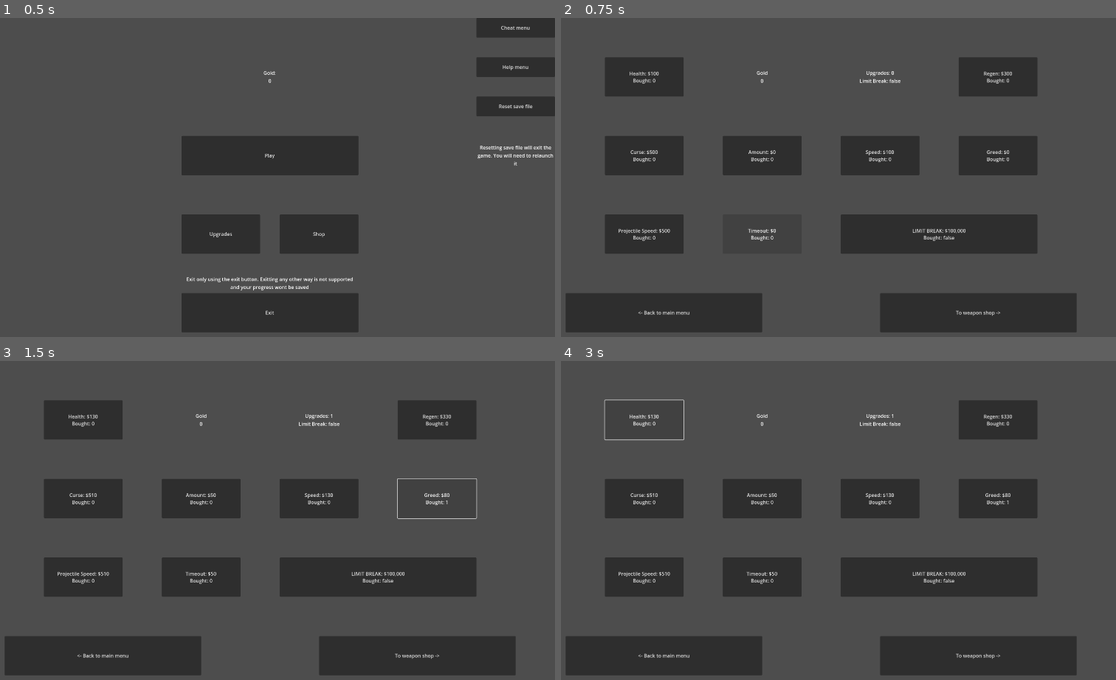
Above: before the commit, frames 1-4 (two rows, left to right).
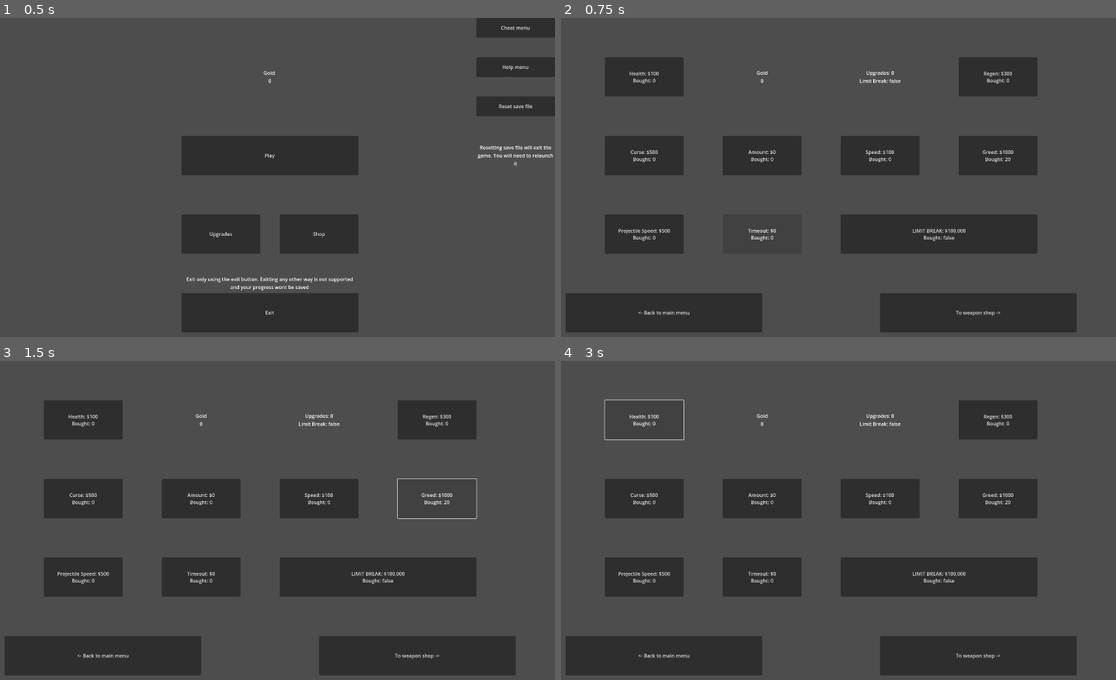
Above: after the commit, the same moments.

Repository: Mohit-Pala/Santa-Survivors
Game: Godot game, scene res://Game/Scenes/Main/Main.tscn
Same seed, same stepped clock (60 frames per second), same inputs: the game is played once before the commit and once after it. This scene is started directly instead of the project's main scene.
Inputs:
- Up to frame 1 (0.5 s): no input
- Up to frame 2 (0.75 s): click "Upgrades" at 0.5 s
- Up to frame 3 (1.5 s): click "Greed: $0 Bought: 0" (after the commit: "Greed: $1000 Bought: 20") at 1.25 s
- Up to frame 4 (3 s): click "Greed: $80 Bought: 1" (after the commit: "Greed: $1000 Bought: 20") at 2 s; click "Health: $130 Bought: 0" (after the commit: "Health: $100 Bought: 0") at 2.75 s

Frame 1 is identical in both runs. In frame 2, less than 0.1% of the frame differs, in the area x 75-82%, y 41-46%; in frame 3, 0.2%, in the area x 16-82%, y 16-68%; in frame 4, 0.2%.

Commit message:
tweaked gold scaling

Diff:
--- a/Game/Scripts/Enemies/Cookie.gd
+++ b/Game/Scripts/Enemies/Cookie.gd
@@ -10,4 +10,5 @@
 		self.queue_free()
 	elif(body.is_in_group("Weapon")):
 		Run.killed()
+		body.queue_free()
 		self.queue_free()
--- a/Game/Scripts/Enemies/Snowman.gd
+++ b/Game/Scripts/Enemies/Snowman.gd
@@ -13,4 +13,5 @@
 		self.queue_free()
 	elif(body.is_in_group("Weapon")):
 		Run.killed()
+		body.queue_free()
 		self.queue_free()
--- a/Game/Scripts/Global Variables/upgrades.gd
+++ b/Game/Scripts/Global Variables/upgrades.gd
@@ -9,7 +9,7 @@
 var curse = 0
 var amount = 0
 var speed = 0
-var greed = 0
+var greed = 20
 var projectileTimeout = 0
 var projectileSpeed = 0
 
--- a/Game/Scripts/Main/Main.gd
+++ b/Game/Scripts/Main/Main.gd
@@ -22,7 +22,7 @@
 
 
 func _on_flee_pressed():
-	Gold.changeGold(Gold.gold + Run.enemiesKilled * 100 + (Run.enemiesKilled * 100 * 0.026 * 1.2**Upgrades.greed))
+	Gold.changeGold(Gold.gold + Run.enemiesKilled * 500 + (Run.enemiesKilled * 500 * 0.026 * 1.2**Upgrades.greed))
 	Run.reset()
 	get_tree().change_scene_to_file("res://Game/Scenes/Ui/Main Menu.tscn")
 
--- a/Game/Scripts/Player/Santa.gd
+++ b/Game/Scripts/Player/Santa.gd
@@ -18,7 +18,7 @@
 
 func _physics_process(delta):
 	if(Run.charHealth <= 0):
-		Gold.changeGold(Gold.gold + (Run.enemiesKilled * 100 * 0.026 * 1.2**Upgrades.greed))
+		Gold.changeGold(Gold.gold + Run.enemiesKilled * 500 +(Run.enemiesKilled * 500 * 0.026 * 1.2**Upgrades.greed))
 		Run.reset()
 		get_tree().change_scene_to_file("res://Game/Scenes/Ui/Main Menu.tscn")
 	# 8 way input
--- a/Game/Scripts/Ui/Reset Save File.gd
+++ b/Game/Scripts/Ui/Reset Save File.gd
@@ -27,7 +27,7 @@
 	Upgrades.changeCurse(0)
 	Upgrades.changeAmount(0)
 	Upgrades.changeSpeed(0)
-	Upgrades.changeGreed(0)
+	Upgrades.changeGreed(20)
 	Upgrades.changeProjectileSpeed(0)
 	Upgrades.changeProjectileTimeout(0)
 
--- a/Game/Scripts/Ui/Upgrades.gd
+++ b/Game/Scripts/Ui/Upgrades.gd
@@ -149,7 +149,7 @@
 func _on_greed_pressed():
 	if(currGold >= greedAmt):
 		if(Upgrades.limitBreak):
-			if(Upgrades.greed < 60):
+			if(Upgrades.greed < 55):
 				Gold.reduceGold(greedAmt)
 				Upgrades.changeGreed(Upgrades.greed + 1)
 				Upgrades.changeUpgrades(Upgrades.upgrades + 1)
